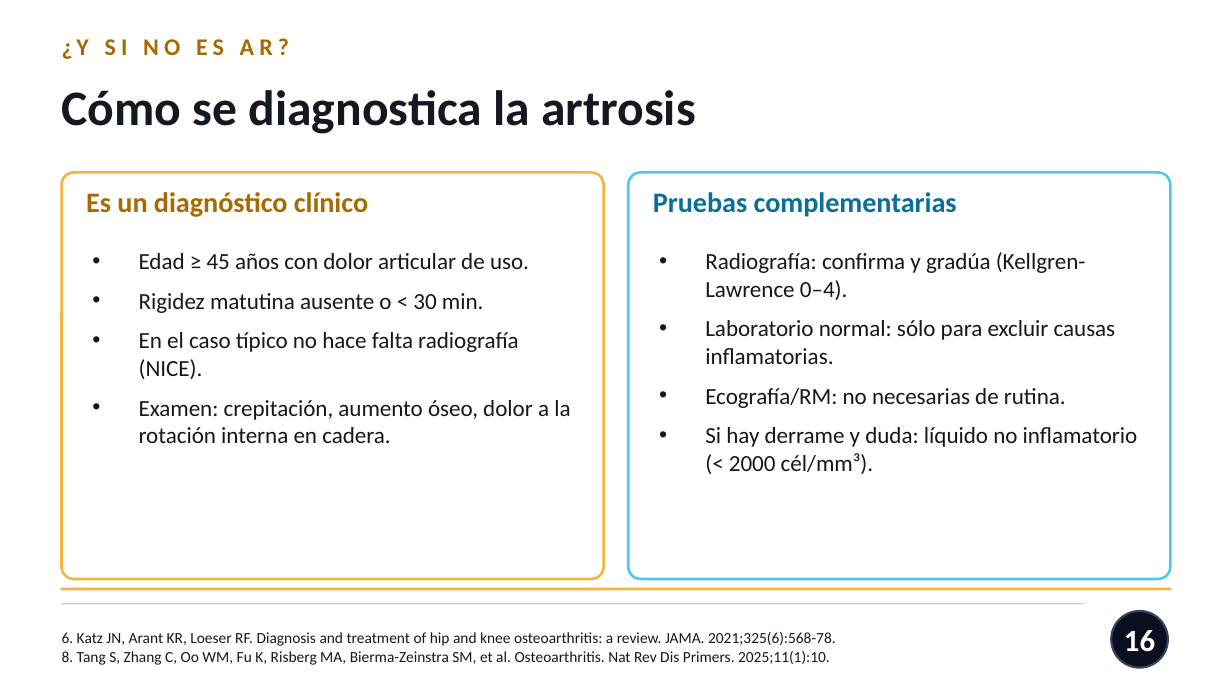
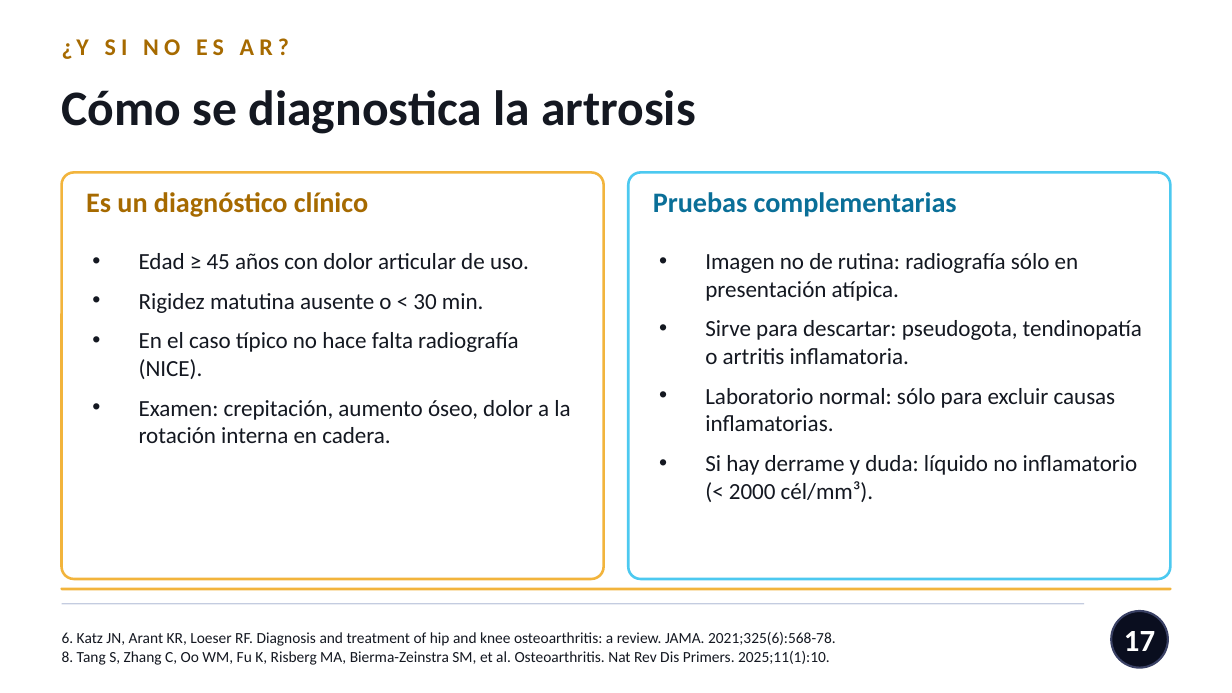
Before and after one commit to nestor120512/nes, a slide deck: slide 17 of Dx_AR_vs_artrosis.pptx (slide 16 before the commit). Drawn at 1232x693 pixels with LibreOffice and Linux fonts; fonts in the diff are those of the drawing. Boxes give left, top, right and bottom in pixels: in the first picture for what was removed or moved away, otherwise in the second. Text is boxed around its words. In the diff, an @@ line names an element or a change of style, - is before the commit and + after.

```diff
--- a/Dx_AR_vs_artrosis.pptx
+++ b/Dx_AR_vs_artrosis.pptx
@@ text at (705,253,1142,364): text changed @@
-• Radiografía: confirma y gradúa (Kellgren-Lawrence 0–4).
+• Imagen no de rutina: radiografía sólo en presentación atípica.
+• Sirve para descartar: pseudogota, tendinopatía o artritis inflamatoria.
@@ text at (705,388,1066,408): paragraph removed @@
-• Ecografía/RM: no necesarias de rutina.
@@ page number at (1124,631,1155,651): text changed @@
-16
+17
```
Also in this commit, not shown: 8 other slides changed, 1 slide added.
